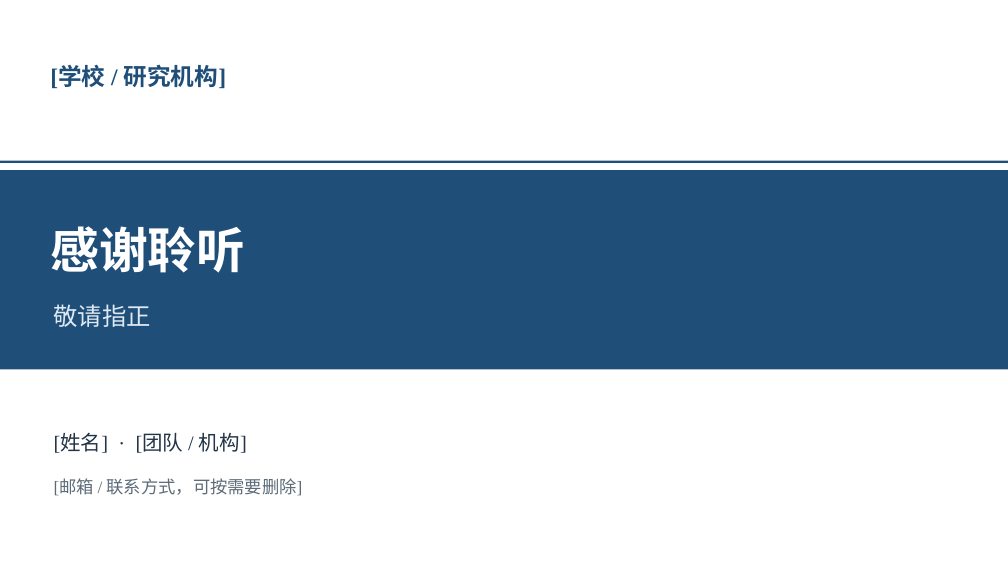
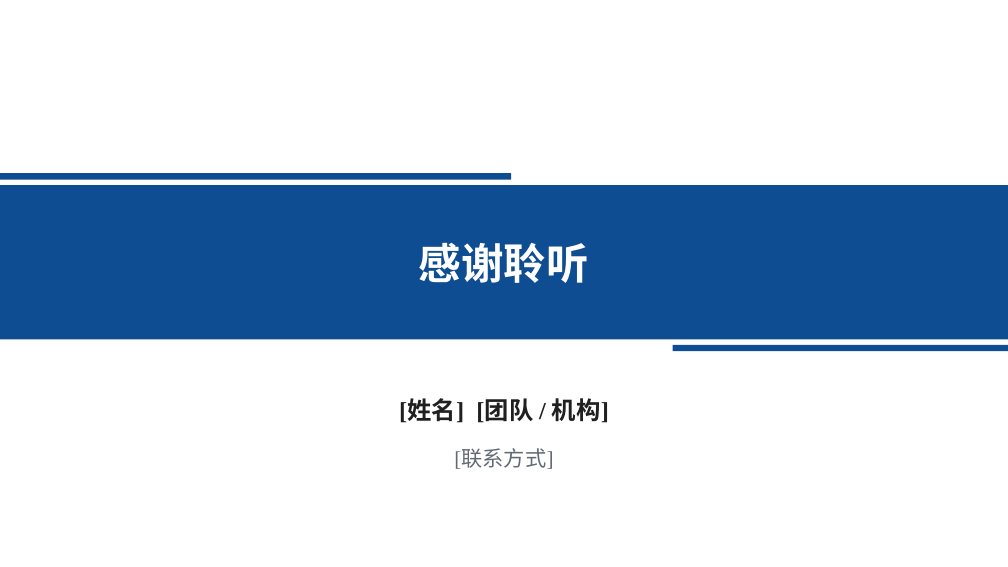
Before and after one commit to Starxy/skills, a slide deck: slide 16 of skills/ppt-craft/assets/academic-blue-template.pptx. Drawn at 1008x567 pixels with LibreOffice and Linux fonts; fonts in the diff are those of the drawing. Boxes give left, top, right and bottom in pixels: in the first picture for what was removed or moved away, otherwise in the second. Text is boxed around its words. In the diff, an @@ line names an element or a change of style, - is before the commit and + after.

Commit message:
feat(ppt-craft): 按研究汇报样式重构默认学术蓝模板

```diff
--- a/skills/ppt-craft/assets/academic-blue-template.pptx
+++ b/skills/ppt-craft/assets/academic-blue-template.pptx
@@ text removed at [50,65,227,88] @@
-[学校 / 研究机构]
@@ rectangle at [0,173,511,179]: fill #1F4E79 to #0F4D92 @@
@@ rectangle: place and size @@
-rectangle at [0,160,1008,163]
+rectangle at [0,173,511,179]
@@ rectangle: place and size @@
-rectangle at [0,170,1008,370]
+rectangle at [0,185,1008,340]
@@ rectangle at [0,185,1008,340]: fill #1F4E79 to #0F4D92 @@
@@ text "感谢聆听": place and size @@
-text "感谢聆听" at [50,226,245,273]
+text "感谢聆听" at [419,243,589,283]
@@ text "感谢聆听" at [419,243,589,283]: size 46.5 to 40.5 pt; alignment left to centre @@
@@ text removed at [54,304,152,327] @@
-敬请指正
@@ rectangle added at [673,345,1008,351], fill #0F4D92 @@
@@ text at [399,398,609,423]: text changed; size 19.5 to 23.2 pt; text colour #243447 to #202020; bold on @@
-[姓名] · [团队 / 机构]
+[姓名] [团队 / 机构]
@@ text at [454,450,553,469]: text changed; size 16.5 to 20.2 pt; text colour #5D6B79 to #626B75 @@
-[邮箱 / 联系方式，可按需要删除]
+[联系方式]
```
Also in this commit, not shown: 5 other slides changed, 10 slides added, 10 slides removed, 4 other files.
